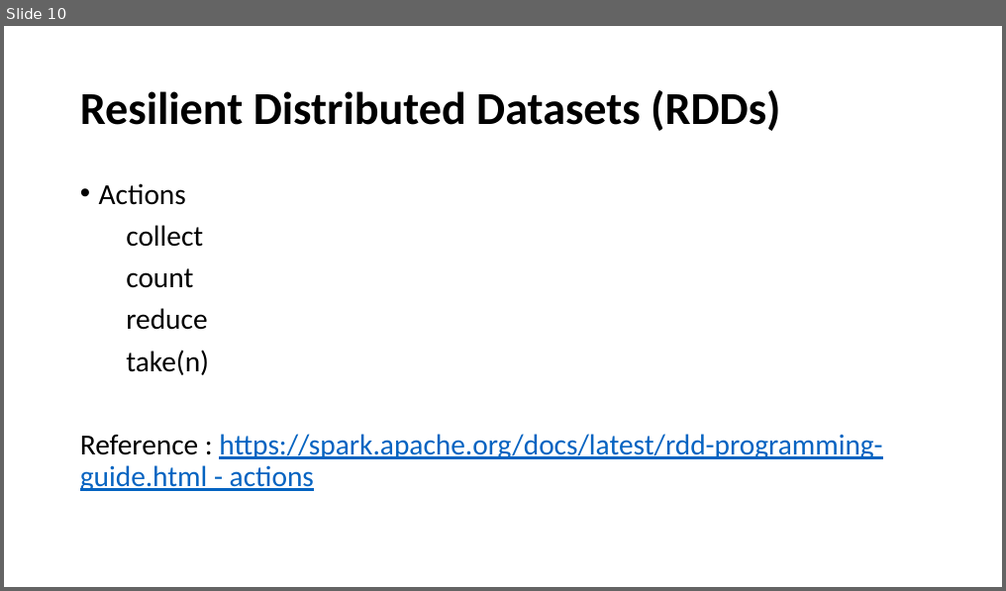
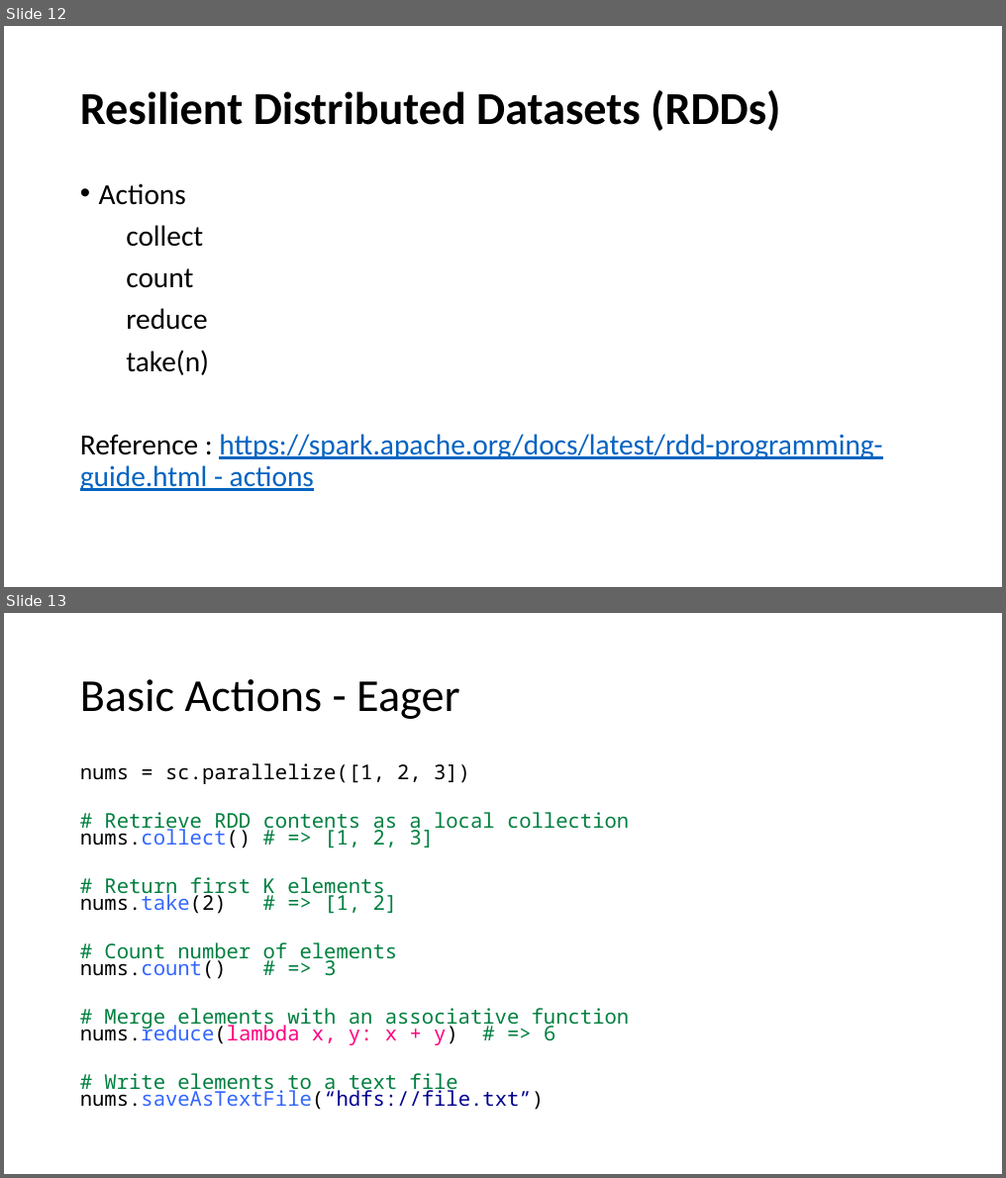
Before and after one commit to marilynwaldman/course, a slide deck: spark/03-RDDs/01-BasicRdds.pptx. Shown one above the other, each under a label of ours: slide 10 before the commit, slides 12 and 13 after it. The pictures are 1006x591 and 1006x1178 pixels, drawn with LibreOffice and Linux fonts; fonts in the diff are those of the drawing. Boxes give left, top, right and bottom in pixels: in the first picture for what was removed or moved away, otherwise in the second. Text is boxed around its words. In the diff, an @@ line names an element or a change of style, - is before the commit and + after.

```diff
--- a/spark/03-RDDs/01-BasicRdds.pptx
+++ b/spark/03-RDDs/01-BasicRdds.pptx
@@ slide 13 added at [4, 613, 1002, 1174], background #FFFFFF @@
@@ title added at [80, 679, 459, 719], 44 pt, text #000000 @@
+Basic Actions - Eager
@@ text added at [80, 763, 630, 1110], 19.6 pt, text #008040 @@
+nums = sc.parallelize([1, 2, 3])
+# Retrieve RDD contents as a local collection
+nums.collect() # => [1, 2, 3]
+# Return first K elements
+nums.take(2) # => [1, 2]
+# Count number of elements
+nums.count() # => 3
+# Merge elements with an associative function
+nums.reduce(lambda x, y: x + y) # => 6
+# Write elements to a text file
+nums.saveAsTextFile(“hdfs://file.txt”)
@@ what was slide 10 is now slide 12 @@
```
Also in this commit, not shown: 3 slides changed, 3 other slides added, 9 other files.
